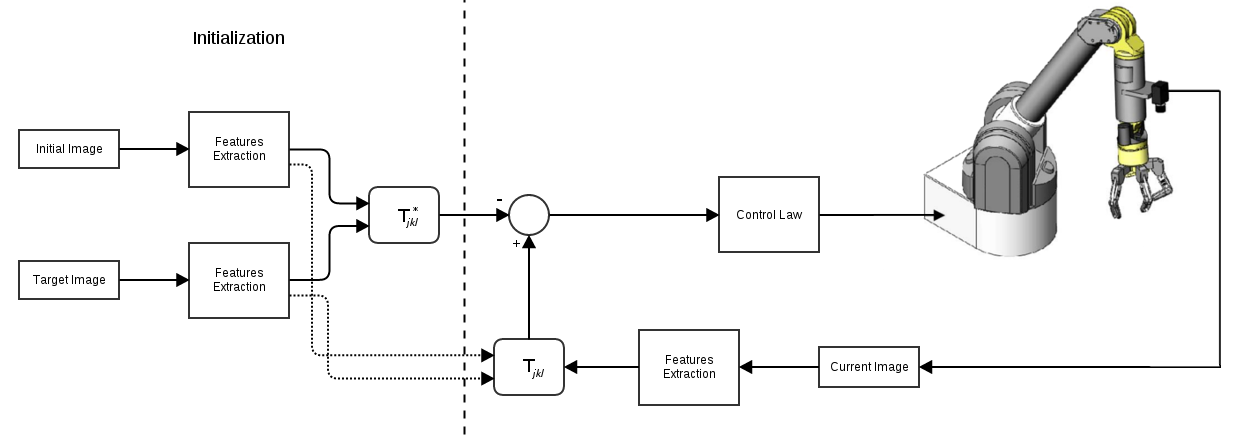
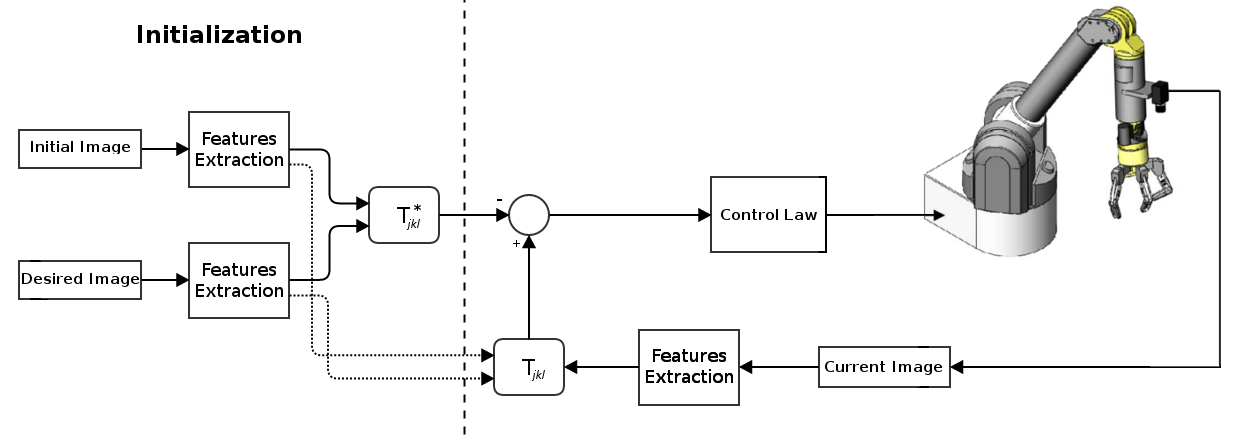
Comparing the layer stacks of the two 1242 × 440 images. Changes:
painted on "Pasted Layer #2" over [406, 218, 420, 230]
painted on "Pasted Layer #1" over [397, 207, 410, 223]
added layer "Pasted Layer #4" above "Pasted Layer #3" over [196, 263, 283, 297]
added layer "Pasted Layer #3" above "*" over [196, 132, 283, 166]
moved "*" above "jkl", painted on it over [413, 204, 421, 211]
painted on "jkl" over [531, 369, 545, 381]
painted on "T" over [522, 359, 530, 375]
added layer "Control Law" above "Current Image" over [721, 209, 817, 220]
added layer "Current Image" above "Features ..." over [825, 361, 942, 375]
added layer "Features ..." above "Desired Image" over [646, 349, 733, 383]
added layer "Desired Image" above "Initial Image" over [22, 273, 139, 287]
added layer "Initial Image" above "Pasted Layer #5" over [31, 141, 130, 154]
added layer "Pasted Layer #5" above "Pasted Layer #6" over [30, 260, 142, 300]
added layer "Pasted Layer #6" above "Pasted Layer #7" over [698, 176, 729, 253]
added layer "Pasted Layer #7" above "Initialization" over [929, 346, 964, 388]
added layer "Initialization" above "Screenshot from 2015-05-26 10:55:55.png" over [138, 25, 301, 43]
painted on "Screenshot from 2015-05-26 10:55:55.png" over [33, 31, 936, 388]
